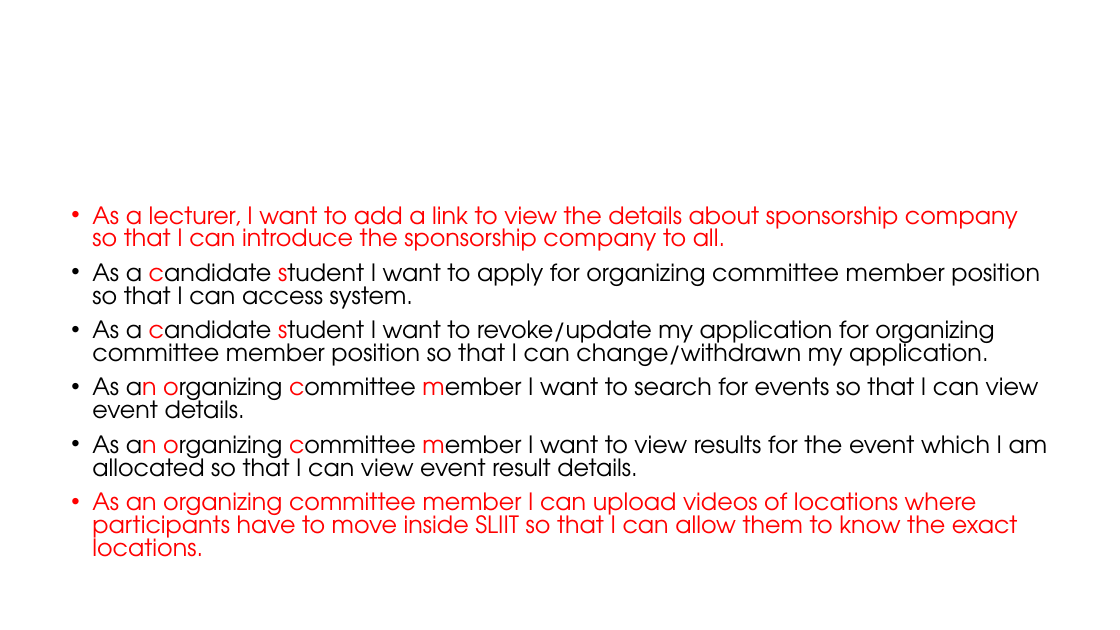
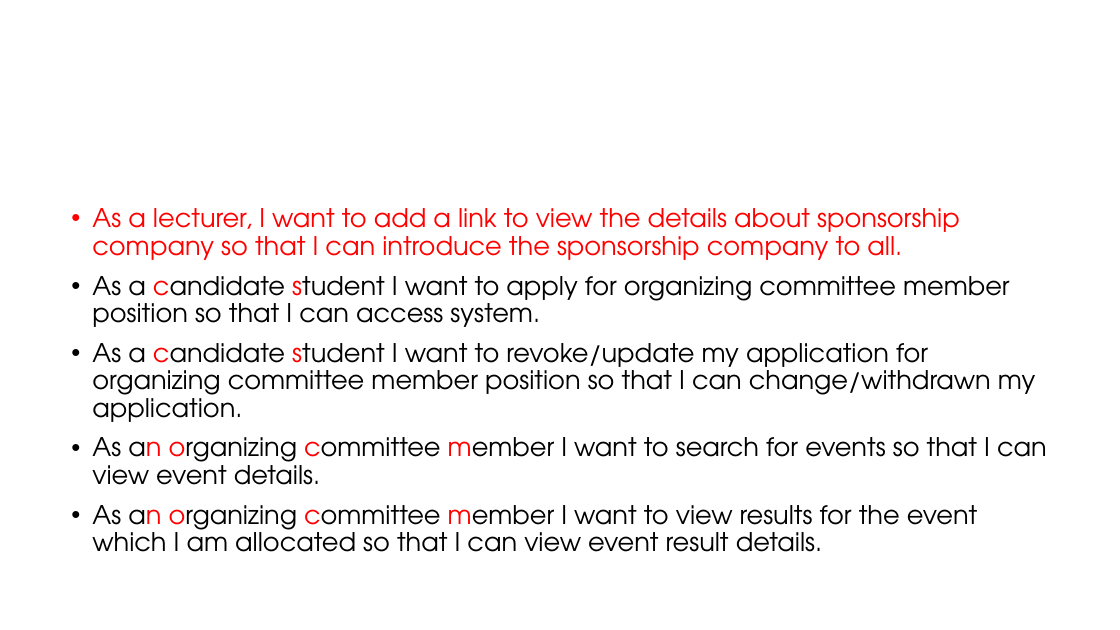
Before and after one commit to Sajith16/CSSEDocs, a slide deck: slide 12 of CodeFest-Management-Tool.pptx. Drawn at 1120x630 pixels with LibreOffice and Linux fonts; fonts in the diff are those of the drawing; background and template pictures are left out. Boxes give left, top, right and bottom in pixels: in the first picture for what was removed or moved away, otherwise in the second. Text is boxed around its words. In the diff, an @@ line names an element or a change of style, - is before the commit and + after.

```diff
--- a/CodeFest-Management-Tool.pptx
+++ b/CodeFest-Management-Tool.pptx
@@ text "As a lecturer, I want ..." at box(92, 208, 1047, 552): size 20.4 to 22 pt; line spacing 0.8 to 0.9 @@
@@ text at box(92, 492, 1018, 557): paragraph removed @@
-• As an organizing committee member I can upload videos of locations where participants have to move inside SLIIT so that I can allow them to know the exact locations.
```
Also in this commit, not shown: 1 other slide changed, 1 other file.
